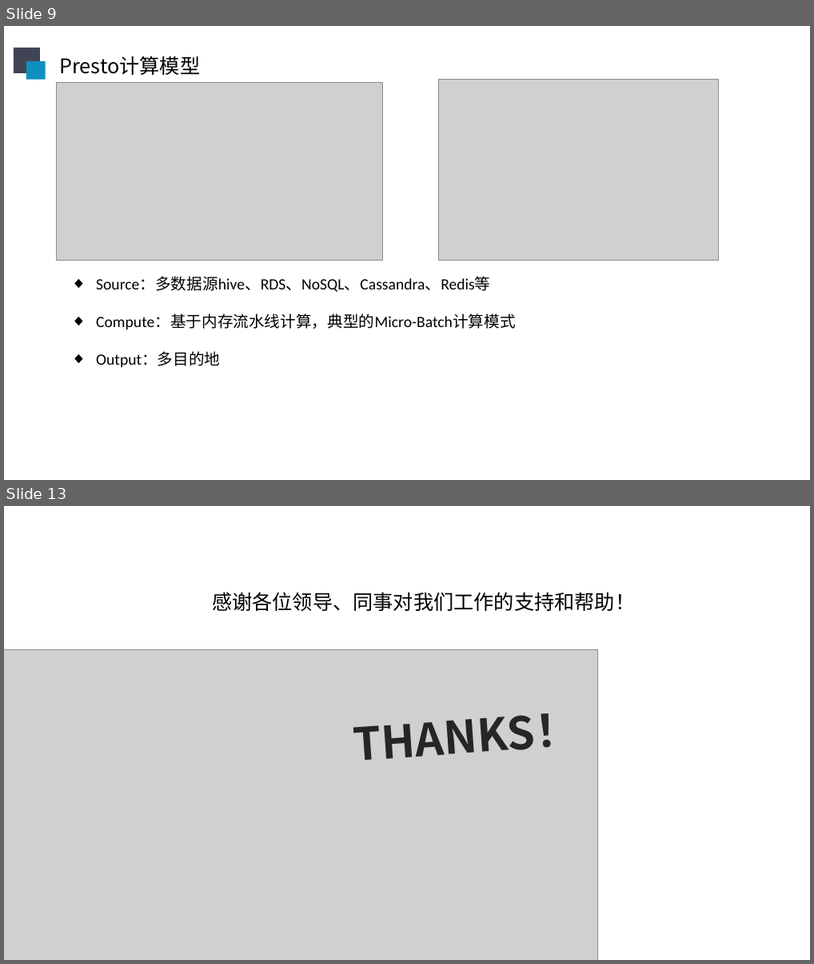
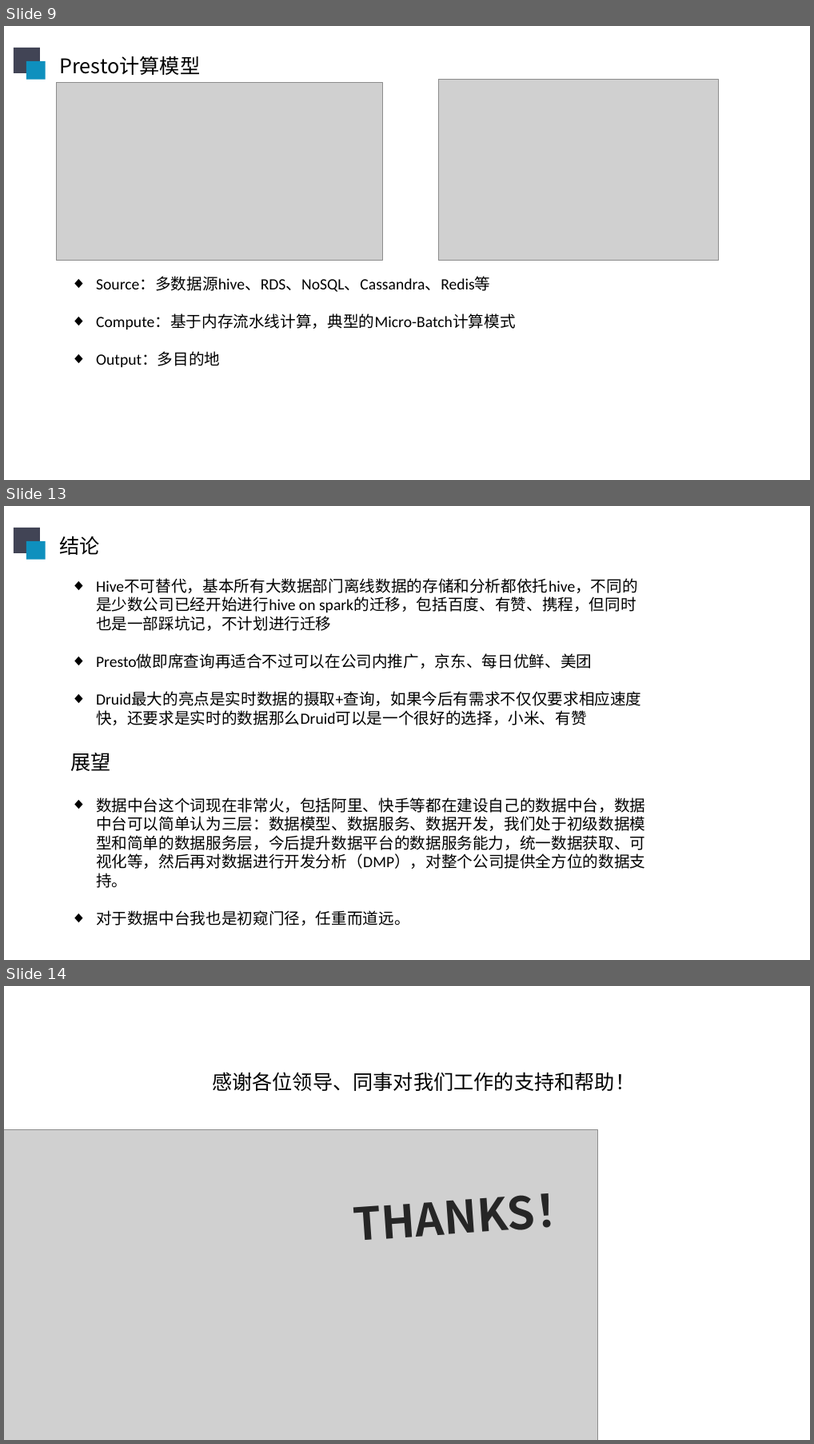
Before and after one commit to sunliangliang9201/interview_prepare, a slide deck: 在线阶段汇报20190606.pptx. Shown one above the other, each under a label of ours: slides 9 and 13 before the commit, slides 9, 13 and 14 after it; the slides between them are not shown. The pictures are 814x964 and 814x1444 pixels, drawn with LibreOffice and Linux fonts; fonts in the diff are those of the drawing; grey boxes stand for pictures. Boxes give left, top, right and bottom in pixels: in the first picture for what was removed or moved away, otherwise in the second. Text is boxed around its words. In the diff, an @@ line names an element or a change of style, - is before the commit and + after.

```diff
--- a/在线阶段汇报20190606.pptx
+++ b/在线阶段汇报20190606.pptx
@@ slide 13 added at [4, 506, 810, 960], background #FFFFFF @@
@@ rectangle added at [14, 528, 40, 553], fill #414455 @@
@@ rectangle added at [26, 541, 45, 560], fill #0E90BE @@
@@ text added at [59, 536, 99, 555], 18 pt, text #000000 @@
+结论
@@ text added at [96, 579, 642, 725], 14 pt, text #000000 @@
+◆ Hive不可替代，基本所有大数据部门离线数据的存储和分析都依托hive，不同的是少数公司已经开始进行hive on spark的迁移，包括百度、有赞、携程，但同时也是一部踩坑记，不计划进行迁移
+◆ Presto做即席查询再适合不过可以在公司内推广，京东、每日优鲜、美团
+◆ Druid最大的亮点是实时数据的摄取+查询，如果今后有需求不仅仅要求相应速度快，还要求是实时的数据那么Druid可以是一个很好的选择，小米、有赞
@@ text added at [71, 752, 111, 771], 18 pt, text #000000 @@
+展望
@@ text added at [96, 797, 646, 925], 14 pt, text #000000 @@
+◆ 数据中台这个词现在非常火，包括阿里、快手等都在建设自己的数据中台，数据中台可以简单认为三层：数据模型、数据服务、数据开发，我们处于初级数据模型和简单的数据服务层，今后提升数据平台的数据服务能力，统一数据获取、可视化等，然后再对数据进行开发分析（DMP），对整个公司提供全方位的数据支持。
+◆ 对于数据中台我也是初窥门径，任重而道远。
@@ what was slide 13 is now slide 14 @@
```
Also in this commit, not shown: 2 slides changed.
